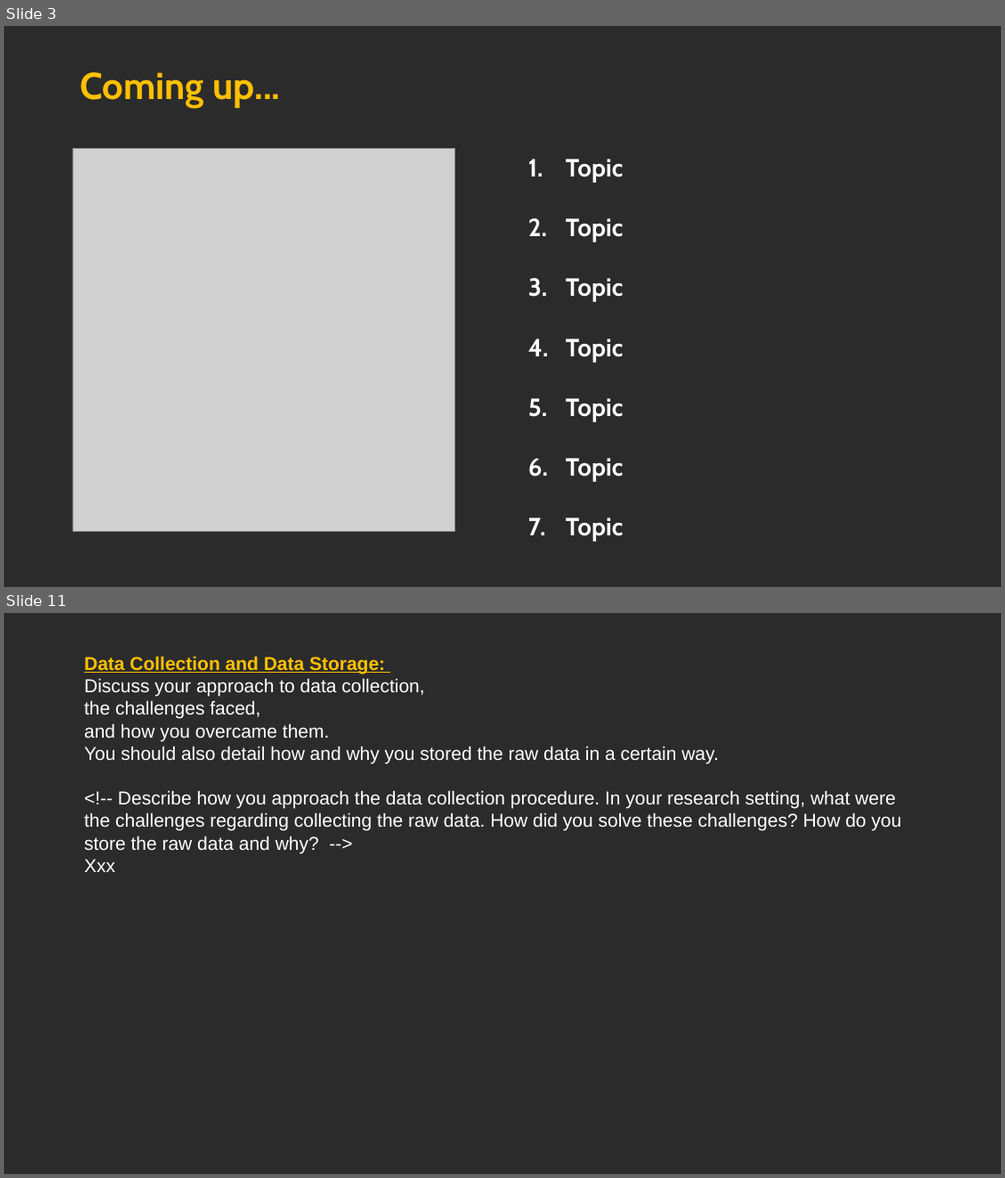
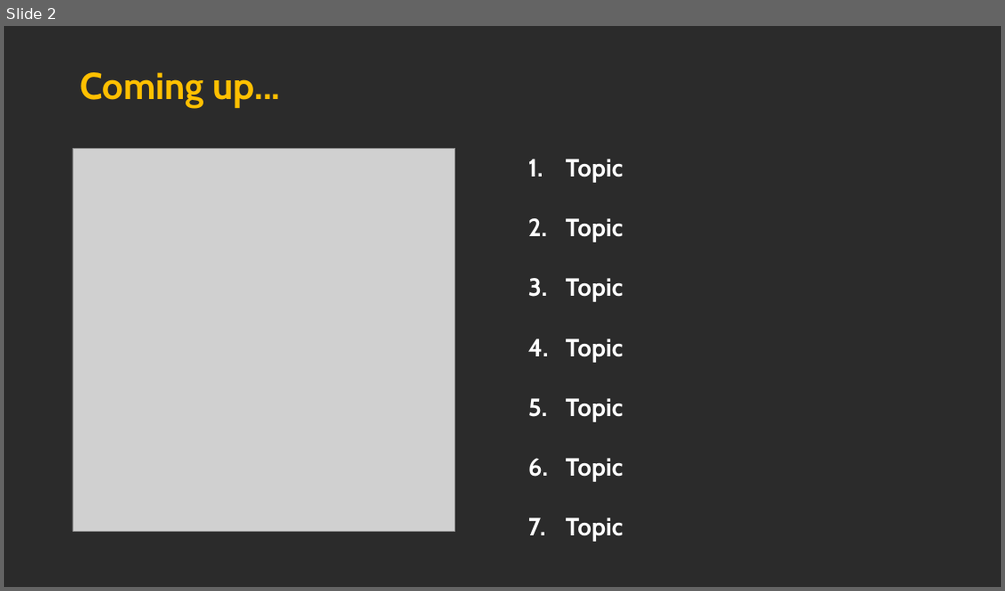
Before and after one commit to MarcoH97/Big-Data-project, a slide deck: 2023_05_24 - BDA - Big Data Big Dreams v0.pptx. Shown one above the other, each under a label of ours: slides 3 and 11 before the commit, slide 2 after it; the slides between them are not shown. The pictures are 1005x1178 and 1005x591 pixels, drawn with LibreOffice and Linux fonts; fonts in the diff are those of the drawing; grey boxes stand for pictures; background and template pictures are left out; a plain dark background stands for a picture behind light text. Boxes give left, top, right and bottom in pixels: in the first picture for what was removed or moved away, otherwise in the second. Text is boxed around its words. In the diff, an @@ line names an element or a change of style, - is before the commit and + after.

```diff
--- a/2023_05_24 - BDA - Big Data Big Dreams v0.pptx
+++ b/2023_05_24 - BDA - Big Data Big Dreams v0.pptx
@@ slide 11 removed at <box>4,613,1001,1174</box>, background picture (left out) @@
@@ text removed at <box>84,656,901,872</box> @@
-Data Collection and Data Storage:
-Discuss your approach to data collection,
-the challenges faced,
-and how you overcame them.
-You should also detail how and why you stored the raw data in a certain way.
-<!-- Describe how you approach the data collection procedure. In your research setting, what were the challenges regarding collecting the raw data. How did you solve these challenges? How do you store the raw data and why? -->
-Xxx
@@ what was slide 3 is now slide 2 @@
```
Also in this commit, not shown: 2 slides changed, 11 slides added, 5 other slides removed, 1 other file.
